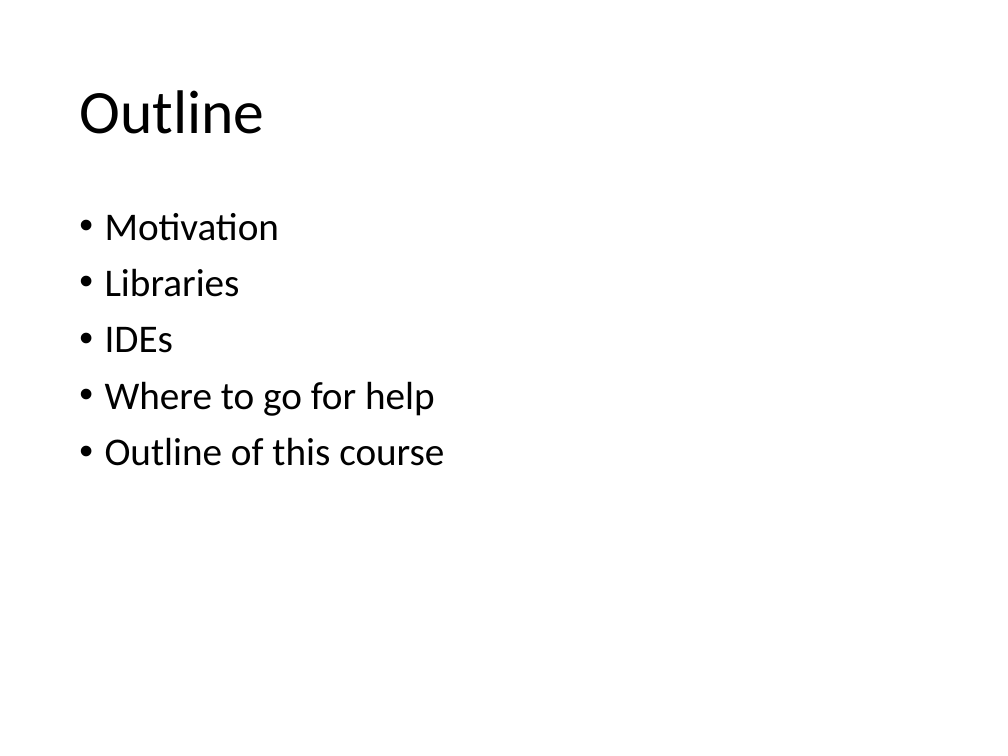
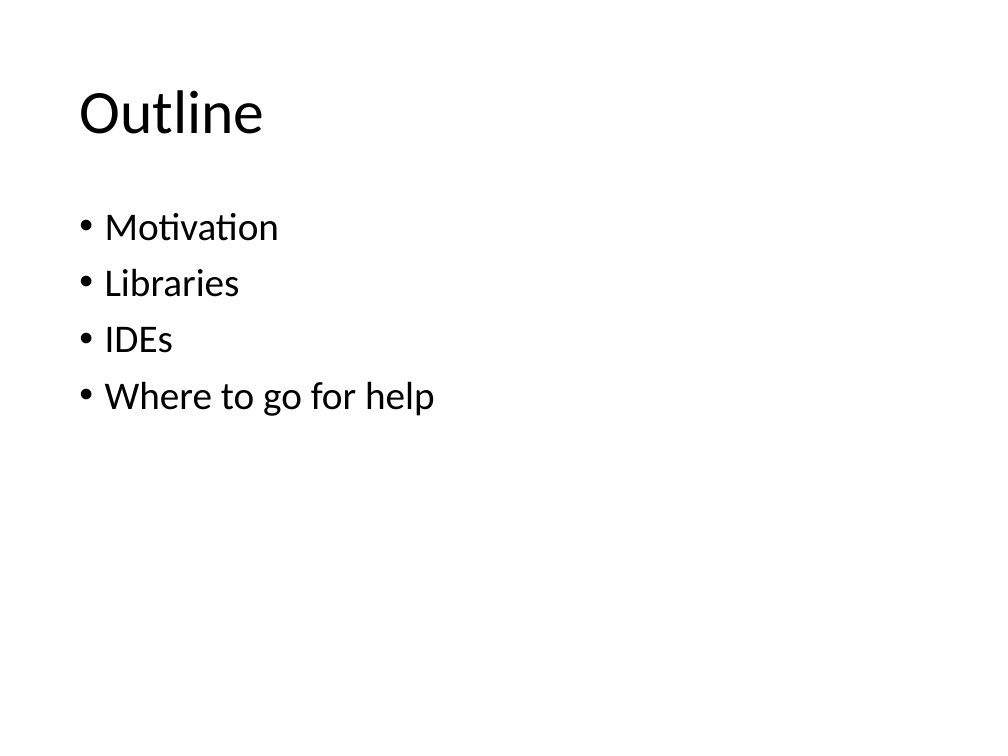
Before and after one commit to merrygoat/IntroToPython, a slide deck: slide 2 of Introduction to Python.pptx. Drawn at 1008x756 pixels with LibreOffice and Linux fonts; fonts in the diff are those of the drawing. Boxes give left, top, right and bottom in pixels: in the first picture for what was removed or moved away, otherwise in the second. Text is boxed around its words. In the diff, an @@ line names an element or a change of style, - is before the commit and + after.

```diff
--- a/Introduction to Python.pptx
+++ b/Introduction to Python.pptx
@@ text at bbox=[105, 437, 444, 466]: paragraph removed @@
-• Outline of this course
```
Also in this commit, not shown: 6 other slides changed, 3 slides removed, 4 other files.
